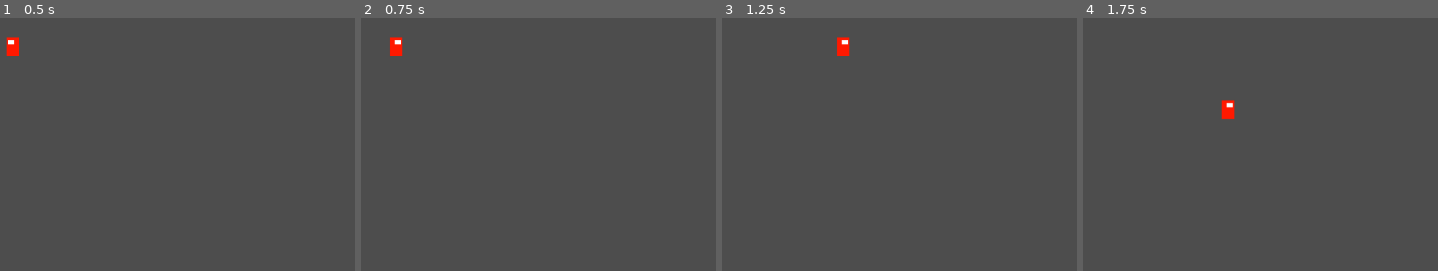
Above: before the commit, frames 1-4 (left to right).
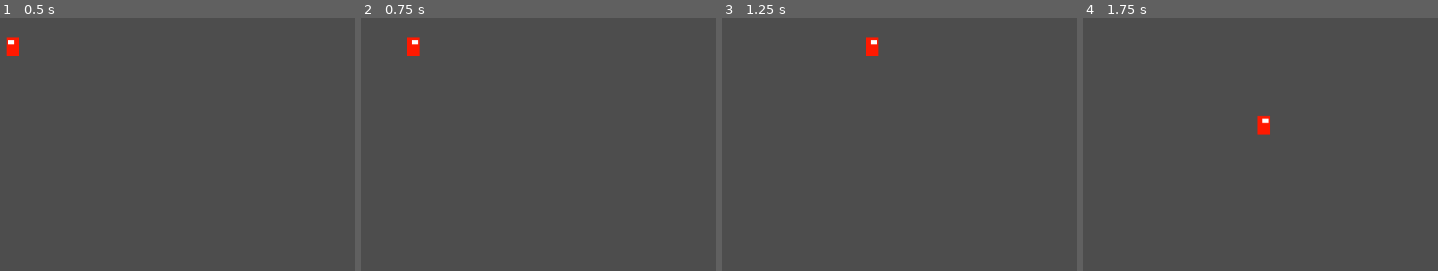
Above: after the commit, the same moments.

Repository: Sfafg/Dr.-Sudra
Game: Godot game, scene res://node_2d.tscn
Same seed, same stepped clock (60 frames per second), same inputs: the game is played once before the commit and once after it.
Inputs:
- Up to frame 1 (0.5 s): no input
- Up to frame 2 (0.75 s): tap Enter at 0.5 s; hold D from 0.53 s (still down)
- Up to frame 3 (1.25 s): keep holding D
- Up to frame 4 (1.75 s): release D at 1.28 s; hold S from 1.28 s (still down)

Frame 1 is identical in both runs. In frame 2, 0.5% of the frame differs, in the area x 8-17%, y 7-16%; in frame 3, 0.6%; in frame 4, 0.6%, in the area x 38-53%, y 32-47%.

Commit message:
Movement Refactor

Diff:
--- a/Scripts/Movement.gd
+++ b/Scripts/Movement.gd
@@ -3,28 +3,43 @@
 @export var maxSpeed : float = 2
 @export var mass : float = 2
 @export var stepFrequency : float = 10
-@export var stepInfluence : float = 0.4
+@export_range(0.0,1.0) var stepAnimationInfluence : float = 0.4
 
 var velocity = Vector2(0,0)
-var stepTimer = 0
+var stepAnimationTimer = 0
 func _process(delta):
+
+	# Get Keyboard Input.
 	var moveDirection = Vector2(0,0)
+	moveDirection.x += float(Input.is_key_pressed(KEY_D) || Input.is_key_pressed(KEY_RIGHT)) - float(Input.is_key_pressed(KEY_A) || Input.is_key_pressed(KEY_LEFT))
+	moveDirection.y += float(Input.is_key_pressed(KEY_S) || Input.is_key_pressed(KEY_DOWN)) - float(Input.is_key_pressed(KEY_W) || Input.is_key_pressed(KEY_UP))
 
-	moveDirection.x += float(Input.is_key_pressed(KEY_D)) - float(Input.is_key_pressed(KEY_A))
-	moveDirection.y += float(Input.is_key_pressed(KEY_S)) - float(Input.is_key_pressed(KEY_W))
+	# If not moving restart step animation.
 	if(moveDirection.length() == 0):
-		stepTimer = 0
+		stepAnimationTimer = 0
 	else:
 		moveDirection = moveDirection.normalized()
 
+	# Calculate step animation based on sin function and clamp it between 1 - stepInfluence and 1
+	var stepAnimation = sin(stepAnimationTimer * stepFrequency) * 0.5 + 0.5
+	stepAnimation = clamp(stepAnimation + 1 - stepAnimationInfluence, 1 - stepAnimationInfluence, 1)
+	stepAnimationTimer += delta
 
-	var targetVelocity = moveDirection * maxSpeed * clamp(abs(sin(stepTimer * stepFrequency)) + 1 - stepInfluence,0,1)
-	var velocityDifferance = targetVelocity - velocity
+	# Calculate velocity that we want the sprite to move at.
+	var targetVelocity = moveDirection * maxSpeed
+	targetVelocity *= stepAnimation
 
-	velocity += velocityDifferance / mass * delta / 0.016
+	# Force to steer toward target velocity.
+	var steeringForce = targetVelocity - velocity
+
+	# Integrate acceleration.
+	velocity += steeringForce / mass * delta * 60
 	velocity.limit_length(maxSpeed)
 
+	# Make the character face where it is going.
 	self.scale.x = -abs(self.scale.x) if velocity.x <= 0 else abs(self.scale.x)
-	self.position += velocity * delta / 0.016
-	stepTimer += delta
+
+	# Integrate velocity.
+	self.position += velocity * delta * 60
+
 	pass
--- a/node_2d.tscn
+++ b/node_2d.tscn
@@ -9,7 +9,6 @@
 position = Vector2(428, 259)
 texture = ExtResource("1_quc5w")
 script = ExtResource("2_sf6su")
-maxSpeed = 5.0
+maxSpeed = 7.0
 mass = 5.0
-stepFrequency = 7.0
-stepInfluence = 0.8
+stepAnimationInfluence = 0.7
